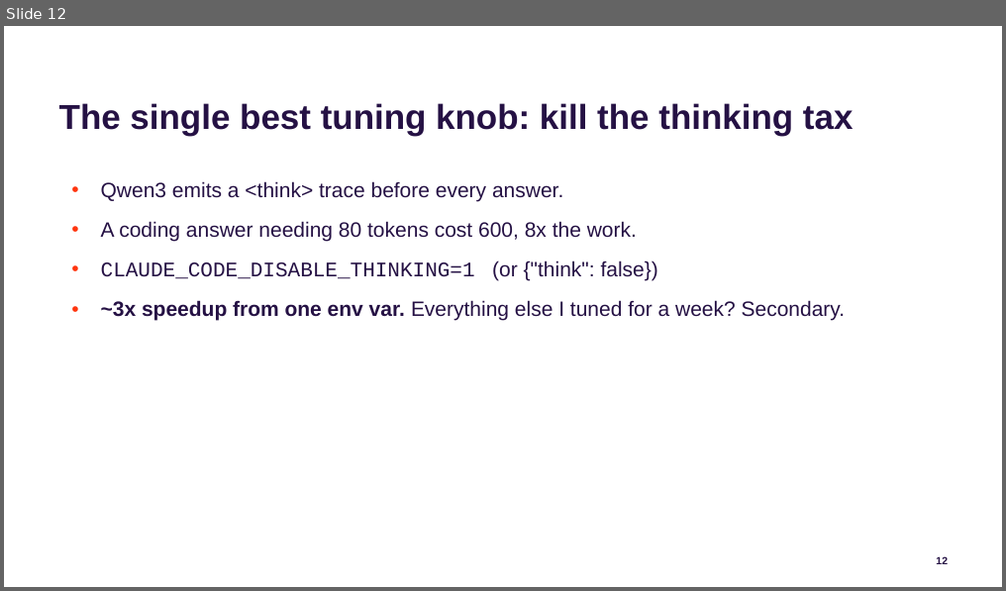
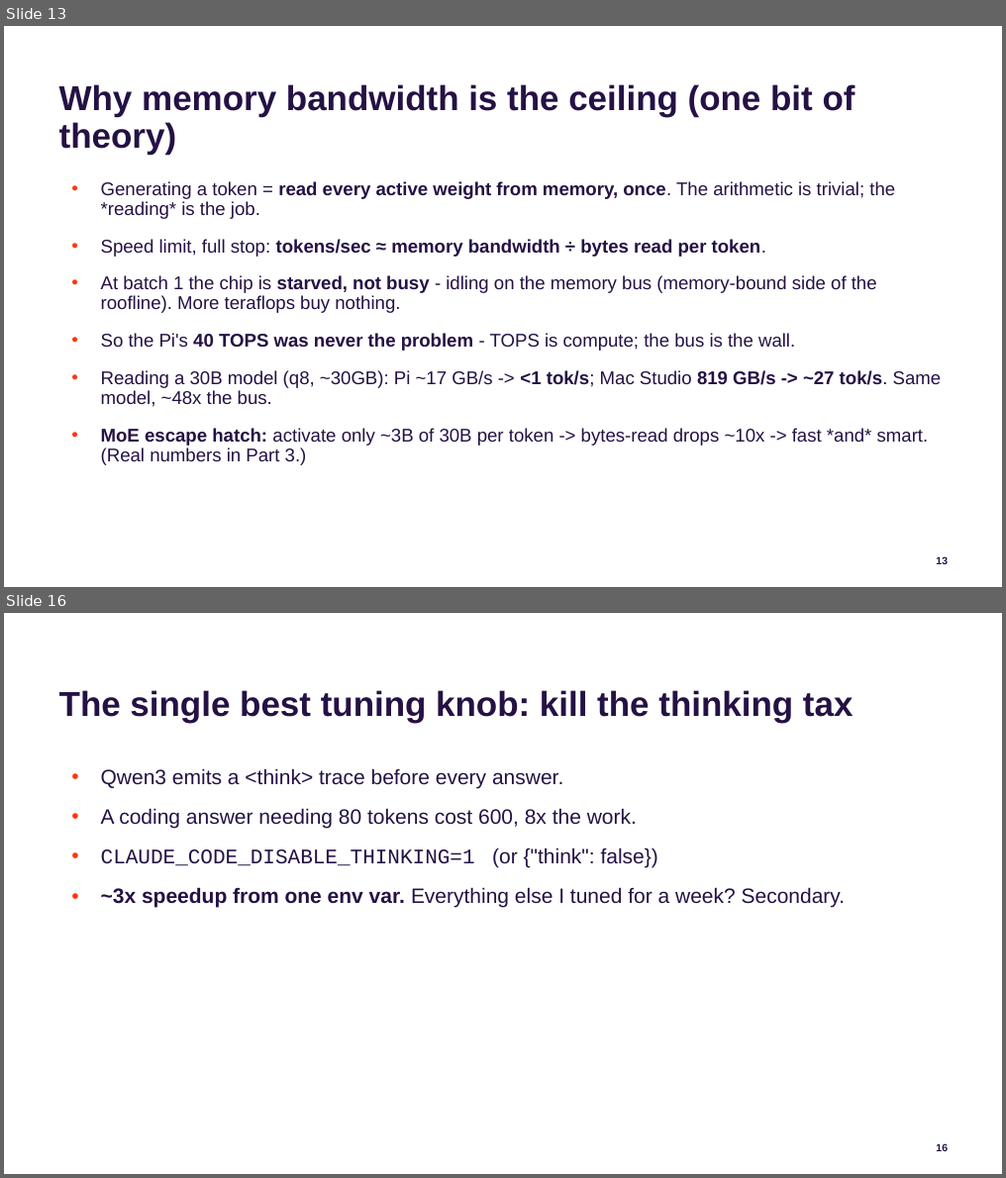
Before and after one commit to jconnolly/local-llm-pi5, a slide deck: local-llm-datasociety.pptx. Shown one above the other, each under a label of ours: slide 12 before the commit, slides 13 and 16 after it; the slides between them are not shown. The pictures are 1006x591 and 1006x1178 pixels, drawn with LibreOffice and Linux fonts; fonts in the diff are those of the drawing; background and template pictures are left out. Boxes give left, top, right and bottom in pixels: in the first picture for what was removed or moved away, otherwise in the second. Text is boxed around its words. In the diff, an @@ line names an element or a change of style, - is before the commit and + after.

```diff
--- a/local-llm-datasociety.pptx
+++ b/local-llm-datasociety.pptx
@@ slide 13 added at box(4, 26, 1002, 587), background #FFFFFF; not listed: 1 template element that a slide beside it also shows @@
@@ title added at box(59, 84, 855, 155), 30 pt, text #251144, bold @@
+Why memory bandwidth is the ceiling (one bit of theory)
@@ text added at box(101, 181, 942, 466), 16 pt, text #251144 @@
+• Generating a token = read every active weight from memory, once. The arithmetic is trivial; the *reading* is the job.
+• Speed limit, full stop: tokens/sec ≈ memory bandwidth ÷ bytes read per token.
+• At batch 1 the chip is starved, not busy - idling on the memory bus (memory-bound side of the roofline). More teraflops buy nothing.
+• So the Pi's 40 TOPS was never the problem - TOPS is compute; the bus is the wall.
+• Reading a 30B model (q8, ~30GB): Pi ~17 GB/s -> <1 tok/s; Mac Studio 819 GB/s -> ~27 tok/s. Same model, ~48x the bus.
+• MoE escape hatch: activate only ~3B of 30B per token -> bytes-read drops ~10x -> fast *and* smart. (Real numbers in Part 3.)
@@ what was slide 12 is now slide 16 @@
```
Also in this commit, not shown: 5 slides changed, 3 other slides added, 9 other files.
